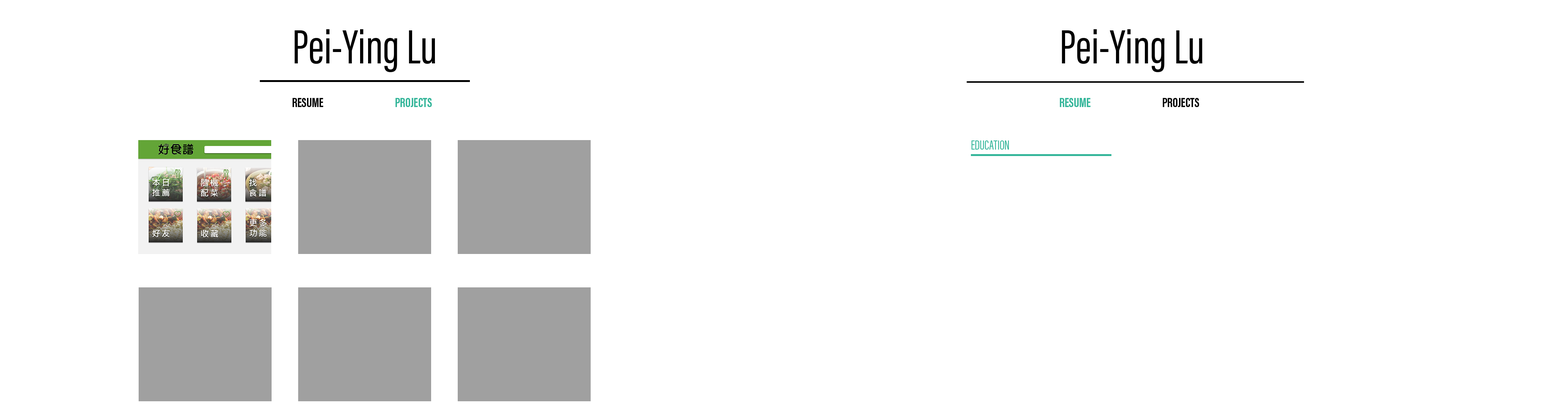
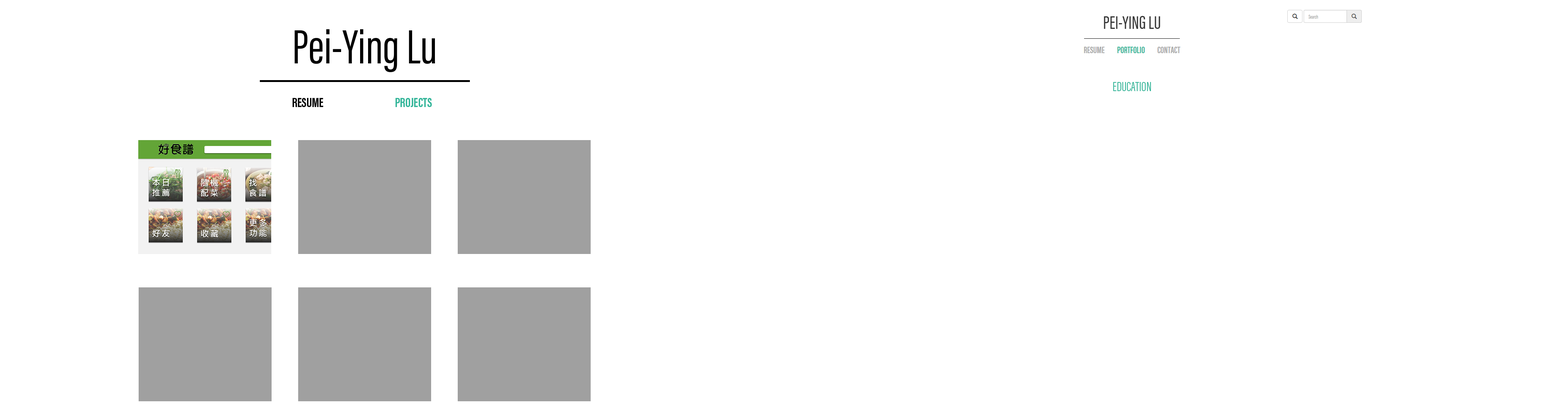
Comparing the layer stacks of the two 1568px x 410px images. Changes:
removed layer "Projects" (1st of 2, in "工作區域 2") from group "工作區域 2" over [left=1162, top=98, right=1200, bottom=108]
removed layer "Resume" (1st of 2, in "工作區域 2") from group "工作區域 2" over [left=1059, top=98, right=1091, bottom=108]
painted on "Education" over [left=971, top=82, right=1151, bottom=150]
removed layer "形狀 1 拷貝 2" from group "工作區域 2" over [left=970, top=154, right=1112, bottom=157]
removed layer "形狀 1 拷貝" from group "工作區域 2" over [left=966, top=81, right=1305, bottom=83]
removed layer "Pei-Ying Lu 拷貝" from group "工作區域 2" over [left=1061, top=29, right=1203, bottom=73]
added layer "圖層 1" in group "工作區域 2" over [left=966, top=66, right=1305, bottom=157]
added layer "captured 145" in group "工作區域 2" over [left=966, top=9, right=1362, bottom=157]
